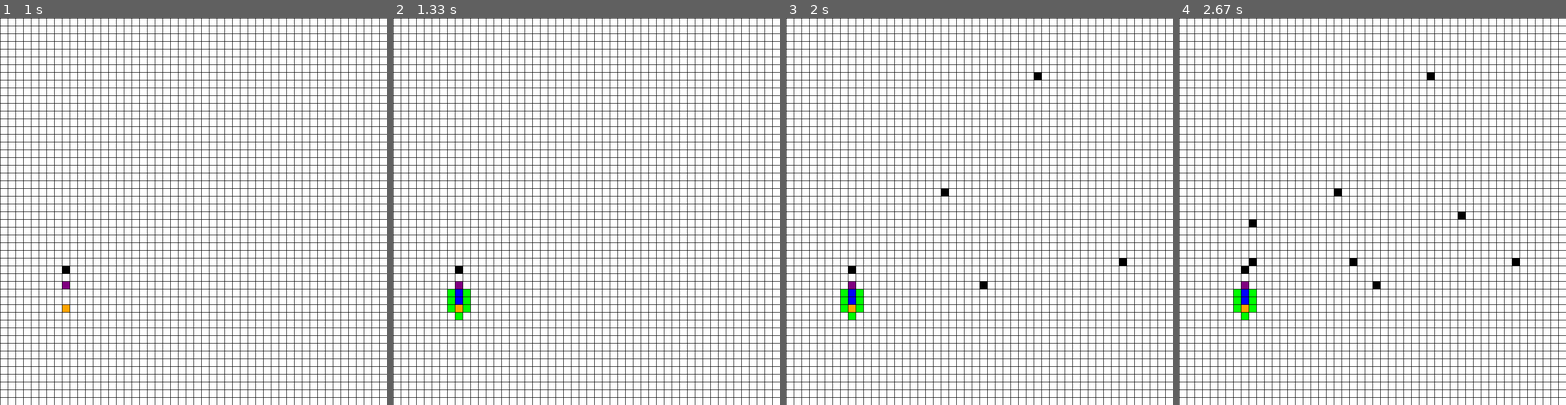
Above: before the commit, frames 1-4 (left to right).
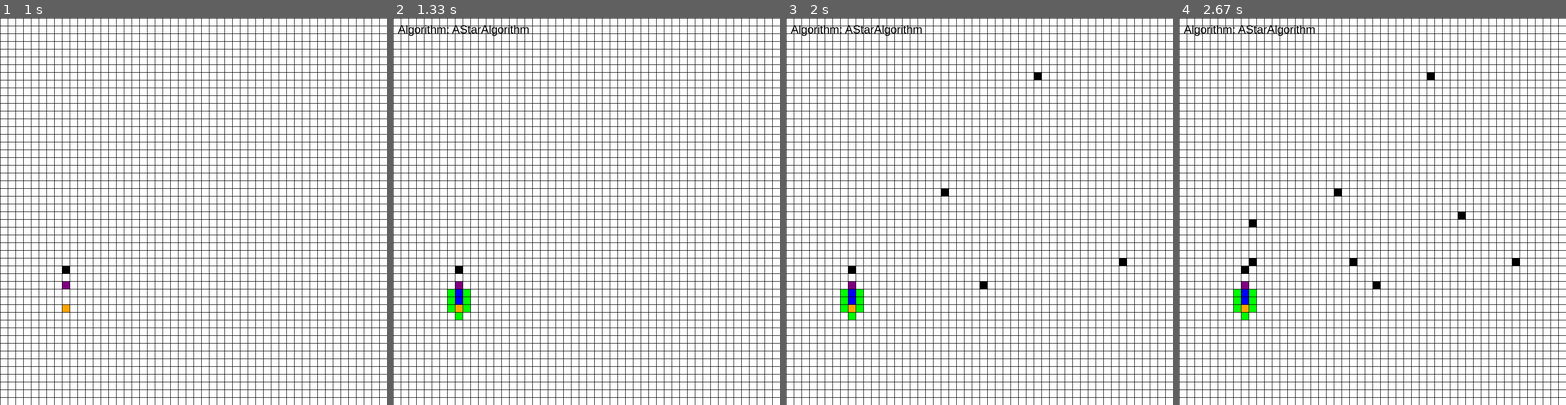
Above: after the commit, the same moments.

Repository: JanBanasik/Shortest-Path-Visualization
Game: pygame game, started from SecondImplementation/PygameImplementation.py
Same seed, same stepped clock (60 frames per second), same inputs: the game is played once before the commit and once after it.
Inputs (mouse positions are in pixels of both pictures, inside the frame that each line leads up to):
- Up to frame 1 (1 s): tap C at 0.33 s; press the mouse at (61, 304) at 0.7 s; move the mouse to (65, 285) at 0.8 s; release the mouse at (69, 265) at 0.93 s
- Up to frame 2 (1.33 s): tap A at 1 s
- Up to frame 3 (2 s): press the mouse at (847, 304) at 1.37 s; move the mouse to (944, 192) at 1.47 s; release the mouse at (1037, 79) at 1.6 s; press the mouse at (847, 304) at 1.7 s; move the mouse to (983, 281) at 1.8 s; release the mouse at (1118, 257) at 1.93 s
- Up to frame 4 (2.67 s): press the mouse at (1240, 304) at 2.03 s; move the mouse to (1353, 257) at 2.13 s; release the mouse at (1465, 211) at 2.27 s; press the mouse at (1240, 304) at 2.37 s; move the mouse to (1248, 265) at 2.47 s; release the mouse at (1256, 226) at 2.6 s

Frame 1 is identical in both runs. In frame 2, 0.3% of the frame differs, in the area x 1-36%, y 1-5%; in frame 3, 0.3%; in frame 4, 0.3%.

Commit message:
10/10 essa

Diff:
--- a/Algorithms/A_star.py
+++ b/Algorithms/A_star.py
@@ -1,6 +1,7 @@
 from queue import PriorityQueue
+import pygame
 
-import pygame
+from Algorithms.PathFindingAlgorithm import PathFindingAlgorithm
 
 
 def h(p1, p2):
@@ -9,55 +10,56 @@
     return abs(x1 - x2) + abs(y1 - y2)
 
 
-def reconstruct_path(came_from, current, draw):
-    while current in came_from:
-        current = came_from[current]
-        current.make_path()
-        draw()
+class AStarAlgorithm(PathFindingAlgorithm):
 
+    def reconstruct_path(self, came_from, current, draw):
+        while current in came_from:
+            current = came_from[current]
+            current.make_path()
+            draw()
 
-def A_star_algorithm(draw, grid, start, end):
-    for row in grid:
-        for node in row:
-            node.update_neighbors(grid)
-    count = 0
-    pq = PriorityQueue()
-    pq.put((0, count, start))  # f_score, count, node
-    came_from = {}
-    g_score = {node: float('inf') for row in grid for node in row}
-    g_score[start] = 0
-    f_score = {node: float('inf') for row in grid for node in row}
-    f_score[start] = h(start.get_pos(), end.get_pos())
-    open_set_hash = {start}
+    def findPath(self, draw, grid, start, end):
+        for row in grid:
+            for node in row:
+                node.update_neighbors(grid)
+        count = 0
+        pq = PriorityQueue()
+        pq.put((0, count, start))  # f_score, count, node
+        came_from = {}
+        g_score = {node: float('inf') for row in grid for node in row}
+        g_score[start] = 0
+        f_score = {node: float('inf') for row in grid for node in row}
+        f_score[start] = h(start.get_pos(), end.get_pos())
+        open_set_hash = {start}
 
-    while not pq.empty():
-        for event in pygame.event.get():
-            if event.type == pygame.QUIT:
-                pygame.quit()
-                exit()
-        current = pq.get()[2]
-        open_set_hash.remove(current)
-        if current == end:
-            reconstruct_path(came_from, end, draw)
-            end.make_end()
-            start.make_start()
-            return True
+        while not pq.empty():
+            for event in pygame.event.get():
+                if event.type == pygame.QUIT:
+                    pygame.quit()
+                    exit()
+            current = pq.get()[2]
+            open_set_hash.remove(current)
+            if current == end:
+                self.reconstruct_path(came_from, end, draw)
+                end.make_end()
+                start.make_start()
+                return True
 
-        for neighbor in current.neighbors:
-            temp_g_score = g_score[current] + 1
+            for neighbor in current.neighbors:
+                temp_g_score = g_score[current] + 1
 
-            if temp_g_score < g_score[neighbor]:
-                came_from[neighbor] = current
-                g_score[neighbor] = temp_g_score
-                f_score[neighbor] = temp_g_score + h(neighbor.get_pos(), end.get_pos())
-                if neighbor not in open_set_hash:
-                    count += 1
-                    pq.put((f_score[neighbor], count, neighbor))
-                    open_set_hash.add(neighbor)
-                    neighbor.make_open()
-        draw()
+                if temp_g_score < g_score[neighbor]:
+                    came_from[neighbor] = current
+                    g_score[neighbor] = temp_g_score
+                    f_score[neighbor] = temp_g_score + h(neighbor.get_pos(), end.get_pos())
+                    if neighbor not in open_set_hash:
+                        count += 1
+                        pq.put((f_score[neighbor], count, neighbor))
+                        open_set_hash.add(neighbor)
+                        neighbor.make_open()
+            draw()
 
-        if current != start:
-            current.make_closed()
+            if current != start:
+                current.make_closed()
 
-    return False
+        return False
--- /dev/null
+++ b/Algorithms/BFS_algorithm.py
@@ -0,0 +1,52 @@
+from collections import deque
+import pygame
+
+from Algorithms.PathFindingAlgorithm import PathFindingAlgorithm
+
+
+def reconstruct_path(came_from, current, draw):
+    while current in came_from:
+        current = came_from[current]
+        current.make_path()
+        draw()
+
+
+class BFSAlgorithm(PathFindingAlgorithm):
+
+    def findPath(self, draw, grid, start, end):
+        for row in grid:
+            for node in row:
+                node.update_neighbors(grid)
+        q = deque([start])
+        came_from = {}
+        visited = set()
+        visited.add(start)
+
+        while q:
+            for event in pygame.event.get():
+                if event.type == pygame.QUIT:
+                    pygame.quit()
+                    exit()
+
+            currentNode = q.popleft()
+
+            if currentNode == end:
+                reconstruct_path(came_from, end, draw)
+                end.make_end()
+                start.make_start()
+                return True
+
+            for neighbor in currentNode.neighbors:
+                if neighbor not in visited:
+                    came_from[neighbor] = currentNode
+                    visited.add(neighbor)
+                    q.append(neighbor)
+                    neighbor.make_open()
+
+            draw()
+
+            if currentNode != start:
+                currentNode.make_closed()
+
+        print("No path found!")
+        return False
--- /dev/null
+++ b/Algorithms/DFS_algorithm.py
@@ -0,0 +1,51 @@
+import pygame
+
+from Algorithms.PathFindingAlgorithm import PathFindingAlgorithm
+
+
+def reconstruct_path(came_from, current, draw):
+    while current in came_from:
+        current = came_from[current]
+        current.make_path()
+        draw()
+
+
+class DFSAlgorithm(PathFindingAlgorithm):
+
+    def findPath(self, draw, grid, start, end):
+        for row in grid:
+            for node in row:
+                node.update_neighbors(grid)
+        stack = [start]
+        came_from = {}
+        visited = set()
+        visited.add(start)
+
+        while stack:
+            for event in pygame.event.get():
+                if event.type == pygame.QUIT:
+                    pygame.quit()
+                    exit()
+
+            currentNode = stack.pop(-1)
+
+            if currentNode == end:
+                reconstruct_path(came_from, end, draw)
+                end.make_end()
+                start.make_start()
+                return True
+
+            for neighbor in currentNode.neighbors:
+                if neighbor not in visited:
+                    came_from[neighbor] = currentNode
+                    visited.add(neighbor)
+                    stack.append(neighbor)
+                    neighbor.make_open()
+
+            draw()
+
+            if currentNode != start:
+                currentNode.make_closed()
+
+        print("No path found!")
+        return False
--- /dev/null
+++ b/Algorithms/Dijkstra_algorithm.py
@@ -0,0 +1,59 @@
+import pygame
+import heapq  # Do priorytetowej kolejki
+
+from Algorithms.PathFindingAlgorithm import PathFindingAlgorithm
+
+
+def reconstruct_path(came_from, current, draw):
+    while current in came_from:
+        current = came_from[current]
+        current.make_path()
+        draw()
+
+
+class DijkstraAlgorithm(PathFindingAlgorithm):
+    def findPath(self, draw, grid, start, end):
+        for row in grid:
+            for node in row:
+                node.update_neighbors(grid)
+
+        # Priorytetowa kolejka (koszt, węzeł)
+        priority_queue = []
+        heapq.heappush(priority_queue, (0, start))
+
+        came_from = {}
+        cost_so_far = {node: float('inf') for row in grid for node in row}
+        cost_so_far[start] = 0
+
+        while priority_queue:
+            for event in pygame.event.get():
+                if event.type == pygame.QUIT:
+                    pygame.quit()
+                    exit()
+
+            # Pobierz węzeł o najmniejszym koszcie
+            current_cost, current_node = heapq.heappop(priority_queue)
+
+            # Jeśli dotarliśmy do celu
+            if current_node == end:
+                reconstruct_path(came_from, end, draw)
+                end.make_end()
+                start.make_start()
+                return True
+
+            # Aktualizuj sąsiadów
+            for neighbor in current_node.neighbors:
+                new_cost = cost_so_far[current_node] + 1  # Załóżmy, że wagi krawędzi to 1
+                if new_cost < cost_so_far[neighbor]:
+                    cost_so_far[neighbor] = new_cost
+                    came_from[neighbor] = current_node
+                    heapq.heappush(priority_queue, (new_cost, neighbor))
+                    neighbor.make_open()
+
+            draw()
+
+            if current_node != start:
+                current_node.make_closed()
+
+        print("No path found!")
+        return False
--- /dev/null
+++ b/Algorithms/PathFindingAlgorithm.py
@@ -0,0 +1,8 @@
+from abc import ABC, abstractmethod
+
+
+class PathFindingAlgorithm(ABC):
+
+    @abstractmethod
+    def findPath(self, draw, grid, start, end):
+        pass
--- /dev/null
+++ b/SecondImplementation/AlgorithmDictionary.py
@@ -0,0 +1,50 @@
+from Algorithms.PathFindingAlgorithm import PathFindingAlgorithm
+import pkgutil
+import importlib
+import Algorithms
+
+import pygame
+
+
+class AlgorithmWithName:
+    def __init__(self, algorithm, name):
+        self.algorithm = algorithm
+        self.name = name
+
+
+def create_key_mapping():
+    pygame.init()  # Inicjalizacja Pygame, jeśli jeszcze tego nie zrobiłeś
+    key_mapping = {}
+
+    # Iteracja po literach alfabetu
+    for letter in "abcdefghijklmnopqrstuvwxyz":
+        key_constant = getattr(pygame, f"K_{letter}")  # Pobieramy stałą pygame.K_a, pygame.K_b, itd.
+        key_mapping[letter] = key_constant
+
+    return key_mapping
+
+
+for _, module_name, _ in pkgutil.iter_modules(Algorithms.__path__):
+    importlib.import_module(f"Algorithms.{module_name}")
+
+
+class AlgorithmDictionary:
+    def __init__(self):
+        self.dictionary: dict[str, AlgorithmWithName] = {}
+        self.keyMapping = create_key_mapping()
+        self.constructDictionary()
+
+    def constructDictionary(self):
+        for subclass in PathFindingAlgorithm.__subclasses__():
+            algorithm = subclass()
+            print(f"Name: {subclass.__name__}")
+            for letter in subclass.__name__:
+                if self.keyMapping[letter.lower()] not in self.dictionary:
+                    self.dictionary[self.keyMapping[letter.lower()]] = AlgorithmWithName(algorithm, subclass.__name__)
+                    break
+
+
+# Tworzenie instancji
+r = AlgorithmDictionary()
+for el in r.dictionary:
+    print(r.dictionary[el].name)
--- a/SecondImplementation/Colors.py
+++ b/SecondImplementation/Colors.py
@@ -1,5 +1,5 @@
+from enum import Enum
 
-from enum import Enum
 
 class Color(Enum):
     RED = (255, 0, 0)
--- a/SecondImplementation/Node.py
+++ b/SecondImplementation/Node.py
@@ -1,6 +1,5 @@
 import pygame
 from Colors import Color
-
 
 
 class Node:
@@ -30,7 +29,10 @@
         return self.color == Color.ORANGE.value
 
     def is_end(self):
-        return self.color == Color.PURPLE
+        return self.color == Color.PURPLE.value
+
+    def is_path(self):
+        return self.color == Color.BLUE.value
 
     def reset(self):
         self.color = Color.WHITE.value
@@ -67,3 +69,6 @@
 
     def __lt__(self, other):
         return False
+
+    def __hash__(self):
+        return hash((self.x, self.y))
--- a/SecondImplementation/PygameImplementation.py
+++ b/SecondImplementation/PygameImplementation.py
@@ -1,6 +1,10 @@
 import pygame
 
-from Algorithms.A_star import A_star_algorithm
+from Algorithms.A_star import AStarAlgorithm
+from Algorithms.BFS_algorithm import BFSAlgorithm
+from Algorithms.DFS_algorithm import DFSAlgorithm
+from Algorithms.Dijkstra_algorithm import DijkstraAlgorithm
+from AlgorithmDictionary import AlgorithmDictionary
 from Node import Node
 from Colors import Color
 
@@ -8,9 +12,15 @@
 WIN = pygame.display.set_mode((WIDTH, WIDTH))
 pygame.display.set_caption('Shortest Path Visualization')
 
+pygame.font.init()
+FONT = pygame.font.SysFont('Arial', 24)
+
+def draw_label(win, text, x, y):
+    label = FONT.render(text, True, Color.BLACK.value)
+    win.blit(label, (x, y))
 
 
-def make_grid(rows, width):
+def make_grid(rows, width) -> list[list[Node]]:
     grid = []
     gap = width // rows
     for i in range(rows):
@@ -21,7 +31,7 @@
     return grid
 
 
-def draw_grid(win, rows, width):
+def draw_grid(win, rows, width) -> None:
     gap = width // rows
     for i in range(rows):
         pygame.draw.line(win, Color.BLACK.value, (0, i * gap), (width, i * gap))
@@ -43,6 +53,13 @@
     return x // gap, y // gap
 
 
+def clearBefore(grid: list[list[Node]]) -> None:
+    for row in grid:
+        for node in row:
+            if node.is_open() or node.is_closed() or node.is_path():
+                node.reset()
+
+
 def main(win, width):
     ROWS = 50
     grid = make_grid(ROWS, width)
@@ -52,8 +69,14 @@
 
     run = True
 
+    current_algorithm = "None"  # Zmienna przechowująca nazwę algorytmu
+
+    algorithmDictionary = AlgorithmDictionary()
     while run:
         draw(win, grid, ROWS, width)
+        draw_label(win, f"Algorithm: {current_algorithm}", 10, 10)  # Wyświetlanie nazwy algorytmu
+        pygame.display.update()
+
         for event in pygame.event.get():
             if event.type == pygame.QUIT:
                 run = False
@@ -61,7 +84,7 @@
             if pygame.mouse.get_pressed()[0]:  # LEFT
                 pos = pygame.mouse.get_pos()
                 row, col = get_clicked_pos(pos, ROWS, width)
-                node = grid[row][col]
+                node: Node = grid[row][col]
 
                 if not start and node != end:
                     start = node
@@ -83,13 +106,17 @@
                     end = None
 
             if event.type == pygame.KEYDOWN:
-                if event.key == pygame.K_a and start and end:
-
-                    A_star_algorithm(lambda: draw(win, grid, ROWS, width), grid, start, end)
+                if event.key in algorithmDictionary.dictionary:
+                    clearBefore(grid)
+                    draw(win, grid, ROWS, width)
+                    current_algorithm = algorithmDictionary.dictionary[event.key].name
+                    algorithm = algorithmDictionary.dictionary[event.key].algorithm
+                    algorithm.findPath(lambda: draw(win, grid, ROWS, width), grid, start, end)
 
                 if event.key == pygame.K_c:
                     start = None
                     end = None
+                    current_algorithm = "None"
                     grid = make_grid(ROWS, width)
 
     pygame.quit()
